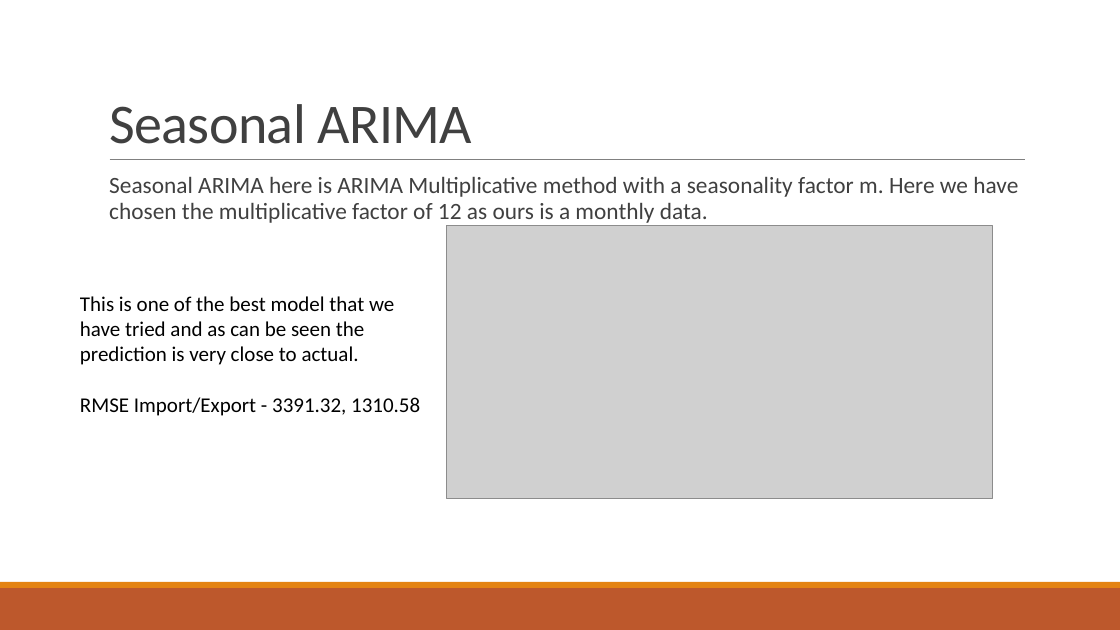
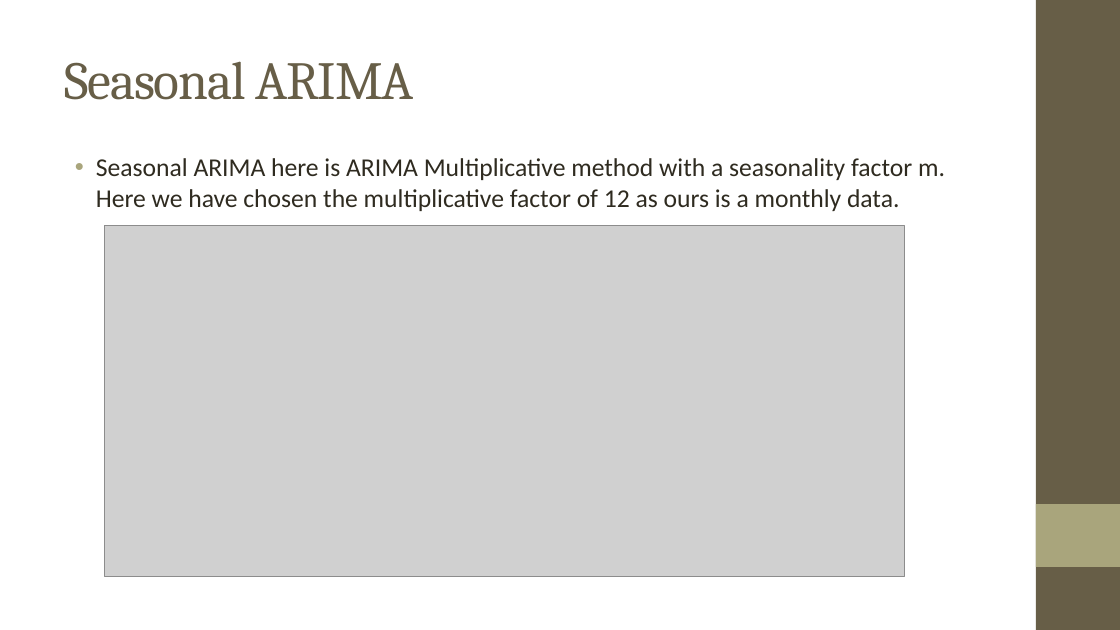
Before and after one commit to ForkedRepositories/Indian-Trade-Data-Analysis-and-Forecasting, a slide deck: slide 12 of Documents/Final Thesis/Indian Trade Analysis and Forecasting.pptx. Drawn at 1120x630 pixels with LibreOffice and Linux fonts; fonts in the diff are those of the drawing; grey boxes stand for pictures; background and template pictures are left out. Boxes give left, top, right and bottom in pixels: in the first picture for what was removed or moved away, otherwise in the second. Text is boxed around its words. In the diff, an @@ line names an element or a change of style, - is before the commit and + after.

```diff
--- a/Documents/Final Thesis/Indian Trade Analysis and Forecasting.pptx
+++ b/Documents/Final Thesis/Indian Trade Analysis and Forecasting.pptx
@@ title "Seasonal ARIMA": place and size @@
-title "Seasonal ARIMA" at [109, 104, 472, 144]
+title "Seasonal ARIMA" at [64, 61, 414, 100]
@@ title "Seasonal ARIMA" at [64, 61, 414, 100]: size 48 to 46 pt, font Calibri to Cambria, text colour #404040 to #675E47, letter spacing -0.5 to -1 pt; line spacing 0.85 to 1; vertical alignment bottom to middle @@
@@ rectangle added at [1036, 0, 1120, 630], fill #675E47 @@
@@ text "Seasonal ARIMA here is ARIMA ...": place and size @@
-text "Seasonal ARIMA here is ARIMA ..." at [109, 177, 1018, 223]
+text "Seasonal ARIMA here is ARIMA ..." at [96, 158, 945, 211]
@@ text "Seasonal ARIMA here is ARIMA ..." at [96, 158, 945, 211]: size 20 to 22 pt, text colour #404040 to #2F2B20; bullet   to •; line spacing 0.9 to 1; less space between paragraphs; bullet colour #E48312 to #A9A57C @@
@@ line removed from (110, 160) to (1026, 160) @@
@@ picture: place and size @@
-picture at [446, 225, 992, 498]
+picture at [104, 226, 904, 576]
@@ text removed at [80, 296, 420, 416] @@
-This is one of the best model that we have tried and as can be seen the prediction is very close to actual.
-RMSE Import/Export - 3391.32, 1310.58
@@ rectangle added at [1036, 504, 1120, 567], fill #A9A57C @@
@@ rectangle removed at [0, 588, 1120, 630] @@
@@ rectangle removed at [0, 582, 1120, 588] @@
```
Also in this commit, not shown: 10 other slides changed, 7 slides added, 3 slides removed.
